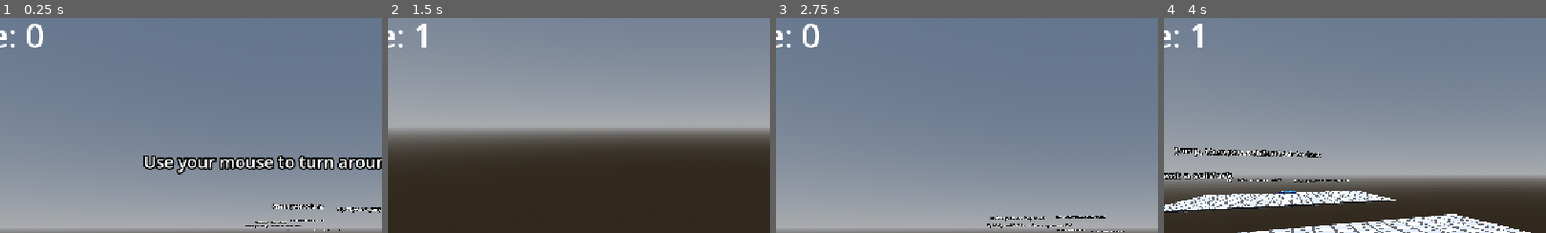
Above: before the commit, frames 1-4 (left to right).
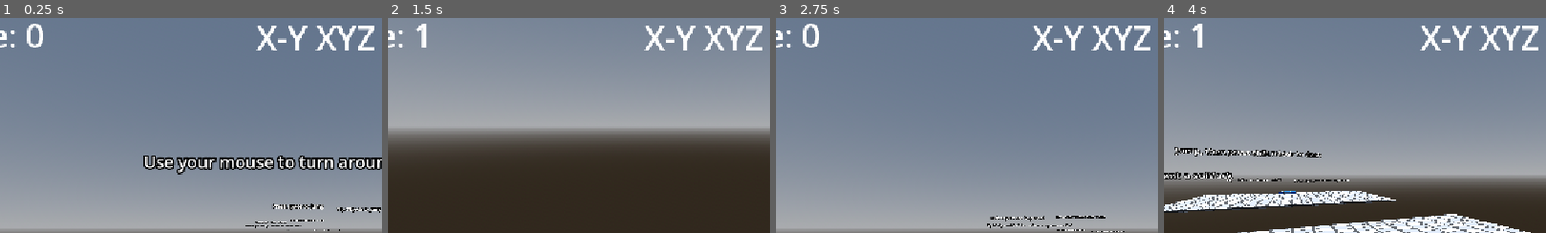
Above: after the commit, the same moments.

Repository: angrypig555/haven-game-2026
Game: Godot game, scene res://scenes/main.tscn
Same seed, same stepped clock (60 frames per second), same inputs: the game is played once before the commit and once after it.
Inputs (mouse positions are % of the whole screen's width and height, from its top left):
- Up to frame 1 (0.25 s): no input
- Up to frame 2 (1.5 s): tap Enter (ui_accept) at 0.5, 0.77 s; move the mouse to (72, 45) at 0.52 s; hold D (right_strafe) 0.53-1.28 s; tap Shift (dash) at 0.6, 1.35 s; click (72, 45) at 0.67 s; move the mouse to (45, 50) at 1.27 s; hold W (forward) from 1.28 s (still down)
- Up to frame 3 (2.75 s): keep holding W (forward); tap Enter (ui_accept) at 1.52, 2 s; move the mouse to (52, 48) at 2.02 s; tap Shift (dash) at 2.1 s
- Up to frame 4 (4 s): keep holding W (forward); move the mouse to (49, 52) at 2.77 s; tap Shift (dash) at 2.85, 3.6 s; tap Enter (ui_accept) at 3.02, 3.77 s; move the mouse to (57, 51) at 3.52 s
The pictures show only the part of the screen within x 9-59%, y 1-51%; the shares and areas given below are measured in that part.

The runs differ from the first frame. In frame 1, 1.3% of the frame differs, in the area x 67-98%, y 3-16%; in frame 2, 1.3%; in frame 3, 1.3%; in frame 4, 1.3%.

Commit message:
begin working on chapter 2 and level text

Diff:
--- /dev/null
+++ b/haven-2026/scenes/level2-1.tscn
@@ -0,0 +1,29 @@
+[gd_scene format=3 uid="uid://d0i3s43nc2vyf"]
+
+[ext_resource type="Material" uid="uid://dqb2m2v7xxvnw" path="res://assets/tile.tres" id="1_yayw7"]
+[ext_resource type="Texture2D" uid="uid://ccbvh48swjru6" path="res://assets/tile.png" id="2_6vqhx"]
+
+[sub_resource type="BoxMesh" id="BoxMesh_ay2il"]
+
+[sub_resource type="StandardMaterial3D" id="StandardMaterial3D_drtty"]
+albedo_texture = ExtResource("2_6vqhx")
+uv1_triplanar = true
+uv1_world_triplanar = true
+texture_filter = 0
+
+[sub_resource type="ConcavePolygonShape3D" id="ConcavePolygonShape3D_1vxag"]
+data = PackedVector3Array(1, 0, 1, -1, 0, 1, 1, 0, -1, -1, 0, 1, -1, 0, -1, 1, 0, -1)
+
+[node name="Level21" type="Node3D" unique_id=1137590048]
+
+[node name="MeshInstance3D" type="MeshInstance3D" parent="." unique_id=947475254]
+transform = Transform3D(10.769037, 0, 0, 0, 0.09406763, 0, 0, 0, 31.040298, 0, -0.50518763, 0)
+material_override = ExtResource("1_yayw7")
+mesh = SubResource("BoxMesh_ay2il")
+surface_material_override/0 = SubResource("StandardMaterial3D_drtty")
+
+[node name="StaticBody3D" type="StaticBody3D" parent="MeshInstance3D" unique_id=1188962089]
+transform = Transform3D(0.50486755, 0, 0, 0, 25.6, 0, 0, 0, 0.49983266, 0, 0, 1.4988282e-05)
+
+[node name="CollisionShape3D" type="CollisionShape3D" parent="MeshInstance3D/StaticBody3D" unique_id=298336166]
+shape = SubResource("ConcavePolygonShape3D_1vxag")
--- a/haven-2026/scenes/main.tscn
+++ b/haven-2026/scenes/main.tscn
@@ -2,6 +2,7 @@
 
 [ext_resource type="Script" uid="uid://7hgx141oqa4l" path="res://scripts/oobhandler.gd" id="1_0wfyh"]
 [ext_resource type="PackedScene" uid="uid://ceej0xbq7qsqx" path="res://scenes/player.tscn" id="1_o5qli"]
+[ext_resource type="Script" uid="uid://bg0532axeyu8u" path="res://scripts/level1.gd" id="1_tipki"]
 [ext_resource type="Texture2D" uid="uid://ccbvh48swjru6" path="res://assets/tile.png" id="2_jyhfs"]
 [ext_resource type="Material" uid="uid://dqb2m2v7xxvnw" path="res://assets/tile.tres" id="2_tbgi4"]
 [ext_resource type="PackedScene" uid="uid://pxuus3v22yxr" path="res://scenes/box.tscn" id="3_sugp2"]
@@ -78,6 +79,10 @@
 [sub_resource type="BoxShape3D" id="BoxShape3D_esvqh"]
 
 [node name="Node3D" type="Node3D" unique_id=245324232]
+script = ExtResource("1_tipki")
+chapter = "1"
+level = "T"
+text = "Tutorial"
 
 [node name="oobhandler" type="Node3D" parent="." unique_id=958594210]
 script = ExtResource("1_0wfyh")
@@ -192,5 +197,6 @@
 [node name="Box" parent="." unique_id=1108091245 instance=ExtResource("3_sugp2")]
 transform = Transform3D(1, 0, 0, 0, 1, 0, 0, 0, 1, -2.8584948, 0.07474494, -9.380767)
 
+[connection signal="newlevel_text" from="." to="CharacterBody3D" method="_on_node_3d_newlevel_text"]
 [connection signal="body_shape_entered" from="oobhandler/Area3D" to="oobhandler" method="_on_area_3d_body_shape_entered"]
 [connection signal="body_shape_entered" from="NextLevel/Area3D" to="NextLevel" method="_on_area_3d_body_shape_entered"]
--- a/haven-2026/scenes/player.tscn
+++ b/haven-2026/scenes/player.tscn
@@ -59,6 +59,22 @@
 theme_override_font_sizes/font_size = 130
 text = "You Win!"
 
+[node name="NextLevel" type="Label" parent="." unique_id=2109093725]
+anchors_preset = -1
+anchor_top = 0.003
+anchor_bottom = 0.003
+offset_left = 410.0
+offset_top = 2.056
+offset_right = 755.0
+offset_bottom = 71.056
+size_flags_vertical = 1
+theme_override_font_sizes/font_size = 50
+text = "X-Y XYZ"
+horizontal_alignment = 1
+vertical_alignment = 1
+
+[node name="LevelTextDissapear" type="Timer" parent="." unique_id=265880315]
+
 [connection signal="timeout" from="DashTimer" to="." method="_on_dash_timer_timeout"]
 [connection signal="timeout" from="DashMoveTimer" to="." method="_on_dash_move_timer_timeout"]
 [connection signal="timeout" from="Timer" to="." method="_on_timer_timeout"]
--- /dev/null
+++ b/haven-2026/scripts/level1.gd
@@ -0,0 +1,13 @@
+extends Node3D
+signal newlevel_text(chapter, level, text)
+@export var chapter: String = ""
+@export var level: String = ""
+@export var text: String = ""
+# Called when the node enters the scene tree for the first time.
+func _ready() -> void:
+	newlevel_text.emit(chapter, level, text)
+
+
+# Called every frame. 'delta' is the elapsed time since the previous frame.
+func _process(delta: float) -> void:
+	pass
--- a/haven-2026/scripts/player.gd
+++ b/haven-2026/scripts/player.gd
@@ -1,4 +1,5 @@
 extends CharacterBody3D
+
 
 
 const SPEED_ORIGINAL = 5.0
@@ -16,6 +17,8 @@
 @onready var TimeDisplay = $Label
 @onready var Winlabel = $Winlabel
 @onready var spawn_sfx = $Neck/Spawn_sfx
+@onready var nextLevel = $NextLevel
+@onready var nextleveltimer = $LevelTextDissapear
 func _ready() -> void:
 	Winlabel.visible = false
 	spawn_sfx.play()
@@ -85,3 +88,7 @@
 func _on_timer_timeout() -> void:
 	time += 1
 	TimeDisplay.text = "Time: %s" % time
+
+
+func _on_node_3d_newlevel_text(chapter: Variant, level: Variant, text: Variant) -> void:
+	print("NEW LEVEL %s %s %s", chapter, level, text)
Not shown, added: haven-2026/scripts/level1.gd.uid
